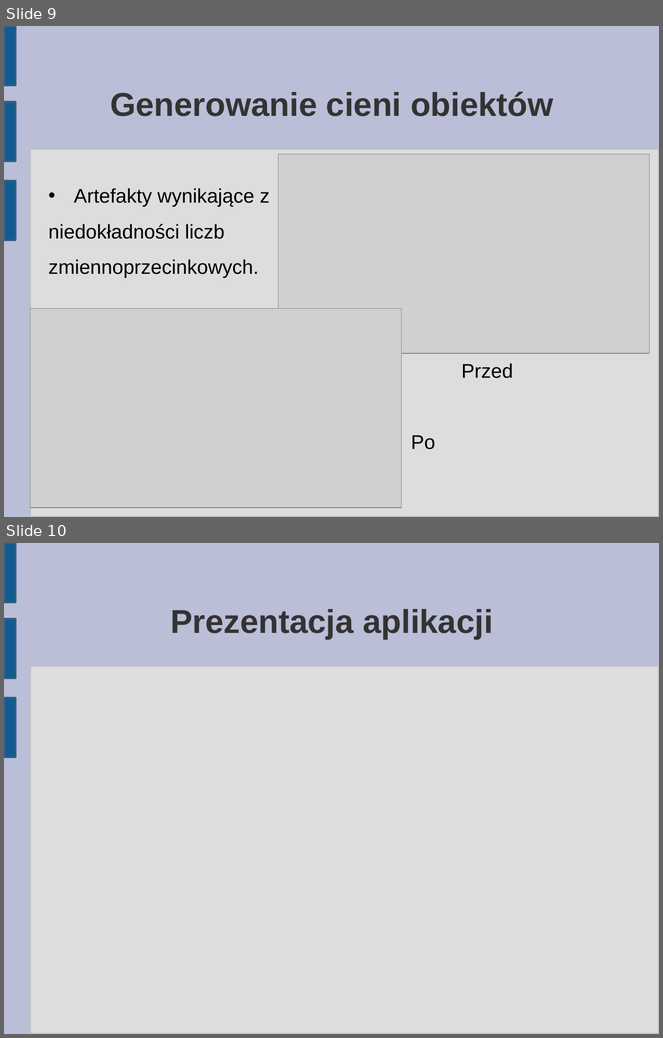
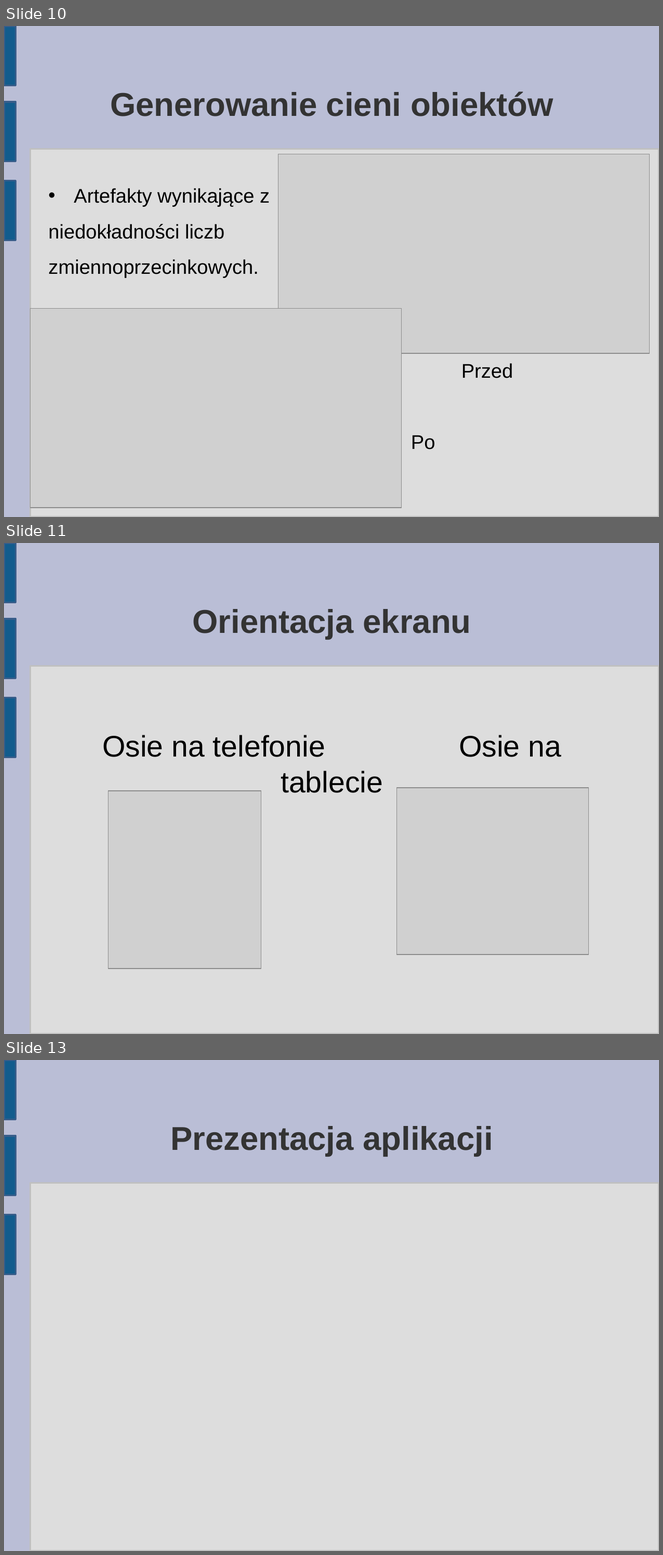
Before and after one commit to matkaczmarski/Praca-inzynierska, a slide deck: Prezentacja/Praca Inżynierska 2.odp. Shown one above the other, each under a label of ours: slides 9 and 10 before the commit, slides 10, 11 and 13 after it; the slides between them are not shown. The pictures are 663x1038 and 663x1555 pixels, drawn with LibreOffice and Linux fonts; fonts in the diff are those of the drawing; grey boxes stand for pictures. Boxes give left, top, right and bottom in pixels: in the first picture for what was removed or moved away, otherwise in the second. Text is boxed around its words. In the diff, an @@ line names an element or a change of style, - is before the commit and + after.

```diff
--- a/Prezentacja/Praca Inżynierska 2.odp
+++ b/Prezentacja/Praca Inżynierska 2.odp
@@ slide 11 added at bbox=[4, 543, 659, 1034], background #BABED6; not listed: 4 template elements that a slide beside it also shows @@
@@ title added at bbox=[193, 609, 471, 639], 40 pt, text #333333, bold @@
+Orientacja ekranu
@@ title added at bbox=[102, 735, 561, 757], 36 pt, text #000000 @@
+Osie na telefonie Osie na tablecie
@@ picture added at bbox=[108, 791, 261, 969] @@
@@ picture added at bbox=[397, 788, 589, 955] @@
@@ what was slide 9 is now slide 10 @@
@@ what was slide 10 is now slide 13 @@
```
Also in this commit, not shown: 2 other slides added, 1 other file.
